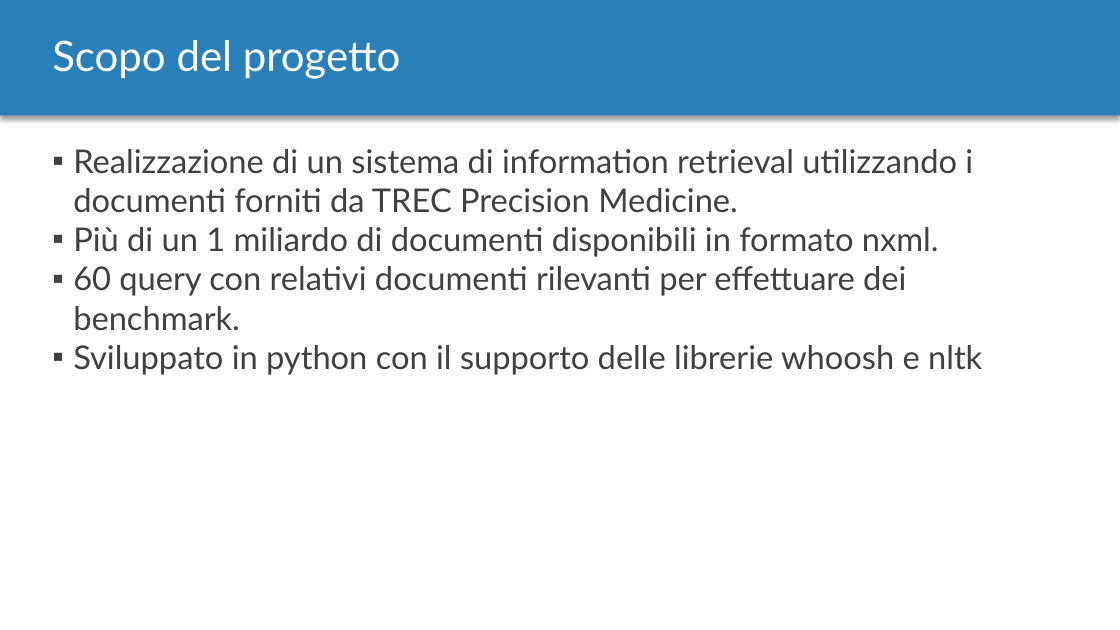
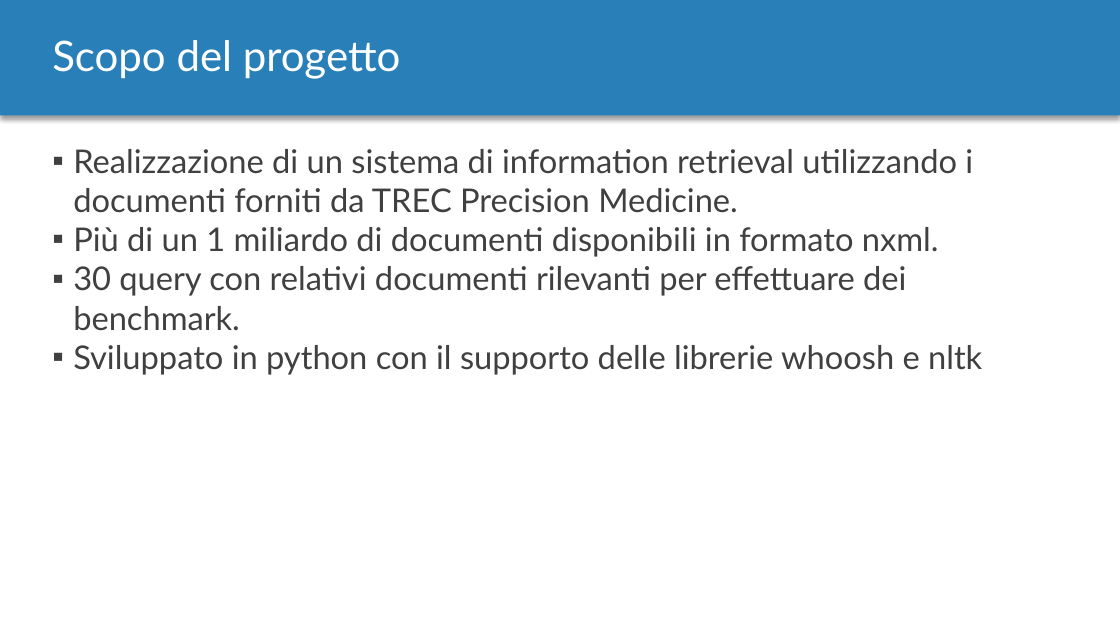
Before and after one commit to MurgoloMichele/GAvI, a slide deck: slide 2 of doc/Progetto.pptx. Drawn at 1120x630 pixels with LibreOffice and Linux fonts; fonts in the diff are those of the drawing. Boxes give left, top, right and bottom in pixels: in the first picture for what was removed or moved away, otherwise in the second. Text is boxed around its words. In the diff, an @@ line names an element or a change of style, - is before the commit and + after.

Commit message:
Edit ppt

```diff
--- a/doc/Progetto.pptx
+++ b/doc/Progetto.pptx
@@ text at [73,266,906,331]: text changed @@
-▪ 60 query con relativi documenti rilevanti per effettuare dei benchmark.
+▪ 30 query con relativi documenti rilevanti per effettuare dei benchmark.
```
Also in this commit, not shown: 1 other slide changed, 3 slides added, 1 other file.
